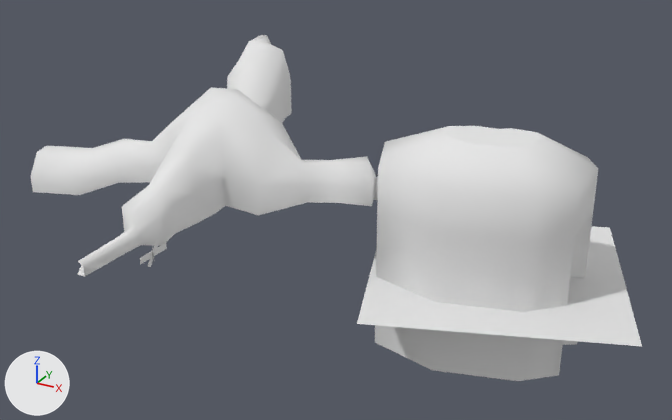
The Blender file levels/dungeon_room1.blend as it was, and as the next commit left it.
The view is the same before and after, from a camera (50 mm lens) standing at (102.9, -177.9, 82.4) and looking at (7.9, -5.2, -4.0). Lighting does not change. The marker at lower left points along +X, +Y and +Z.

In view in the first picture: 'Plane.002', 'main_map', 'spriteEffect1'.
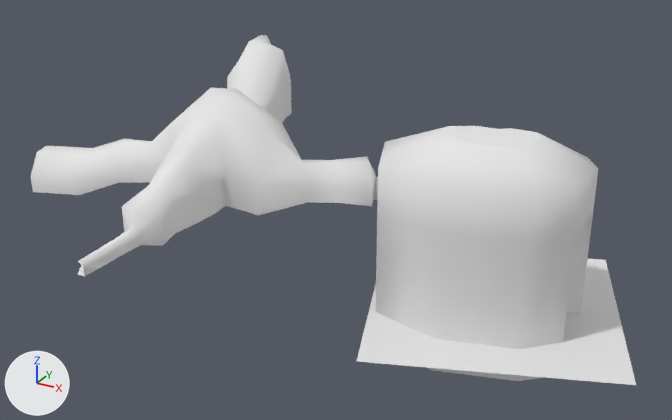
Where the newer file only moved an object's origin or applied its transform, the numbers keep the older frame.

What differs and where, as boxes (x1, y1, x2, y2) in the pictures (672 x 420 px):
'Plane.002', moved
    before: (357, 226, 642, 346)
    after: (356, 259, 636, 385)
'spriteEffect1', hidden
    before: (140, 239, 167, 267)

Patch to the scene script:
```diff
--- a/levels/dungeon_room1.blend.py
+++ b/levels/dungeon_room1.blend.py
@@ ob_plane_002 @@
 ob_plane_002 = bpy.data.objects.new('Plane.002', me_plane_010)
-ob_plane_002.location = (44.1, 4.3, -15.0)
+ob_plane_002.location = (44.1, 4.3, -24.0)
 ob_plane_002.rotation_euler = (0.0, 0.0, 0.349)  # degrees (0, 0, 20)
@@ ob_spriteeffect1 @@
 ob_spriteeffect1.instance_collection = col_spriteeffect1
+ob_spriteeffect1.hide_set(True)  # its collection is switched off
@@ ob_strikesword1_003 @@
 ob_strikesword1_003.rotation_euler = (1.571, 0.524, 2.443)  # degrees (90, 30, 140)
-ob_strikesword1_003.scale = (0.724, 4.11, 1.0)
+ob_strikesword1_003.scale = (0.648, 1.0, 1.0)
@@ ob_strikesword1_002 @@
 ob_strikesword1_002.rotation_euler = (-1.571, 0.698, -0.873)  # degrees (-90, 40, -50)
-ob_strikesword1_002.scale = (0.724, 4.11, 1.0)
+ob_strikesword1_002.scale = (0.648, 1.0, 1.0)
@@ ob_strikesword1_001 @@
 ob_strikesword1_001.rotation_euler = (1.571, 0.524, 1.396)  # degrees (90, 30, 80)
-ob_strikesword1_001.scale = (0.724, 4.11, 1.0)
+ob_strikesword1_001.scale = (0.648, 1.0, 1.0)
@@ ob_strikesword1 @@
 ob_strikesword1.rotation_euler = (0.0, 1.571, 0.0)  # degrees (0, 90, 0)
-ob_strikesword1.scale = (0.724, 4.11, 1.0)
+ob_strikesword1.scale = (0.648, 1.0, 1.0)
```
